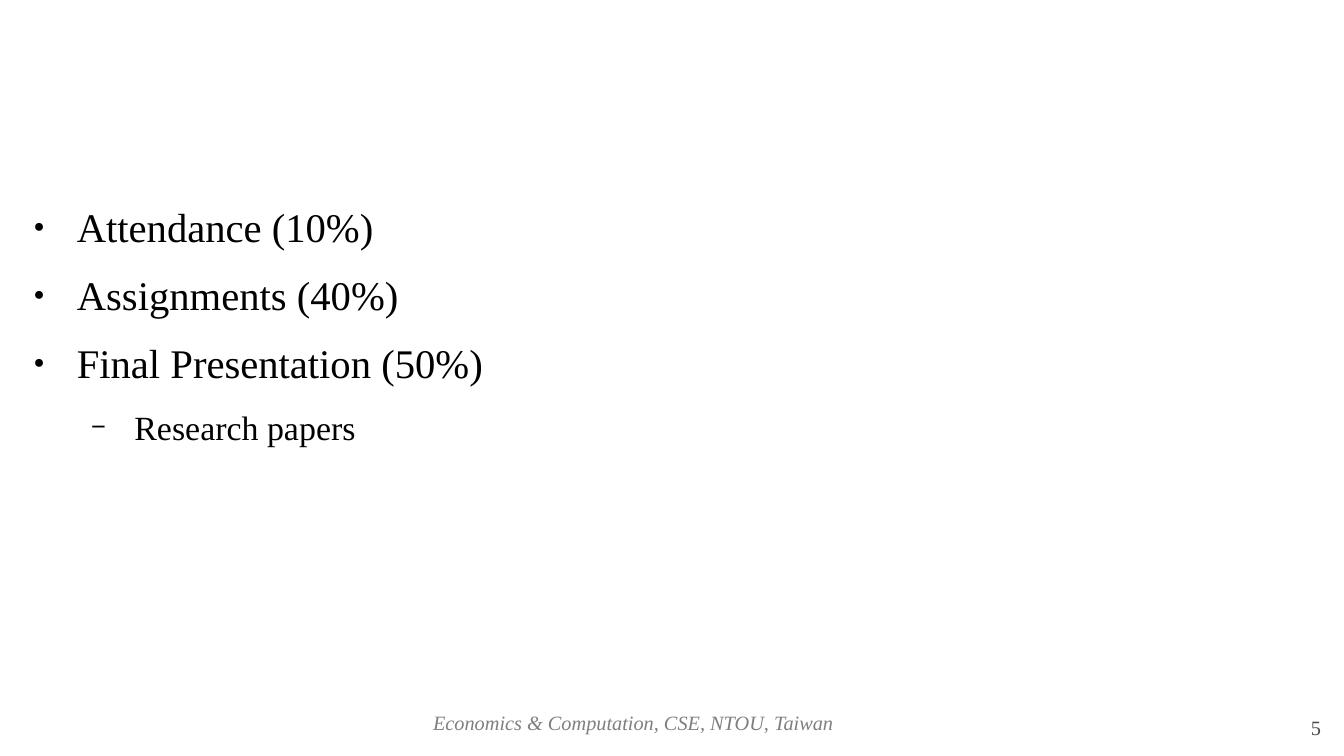
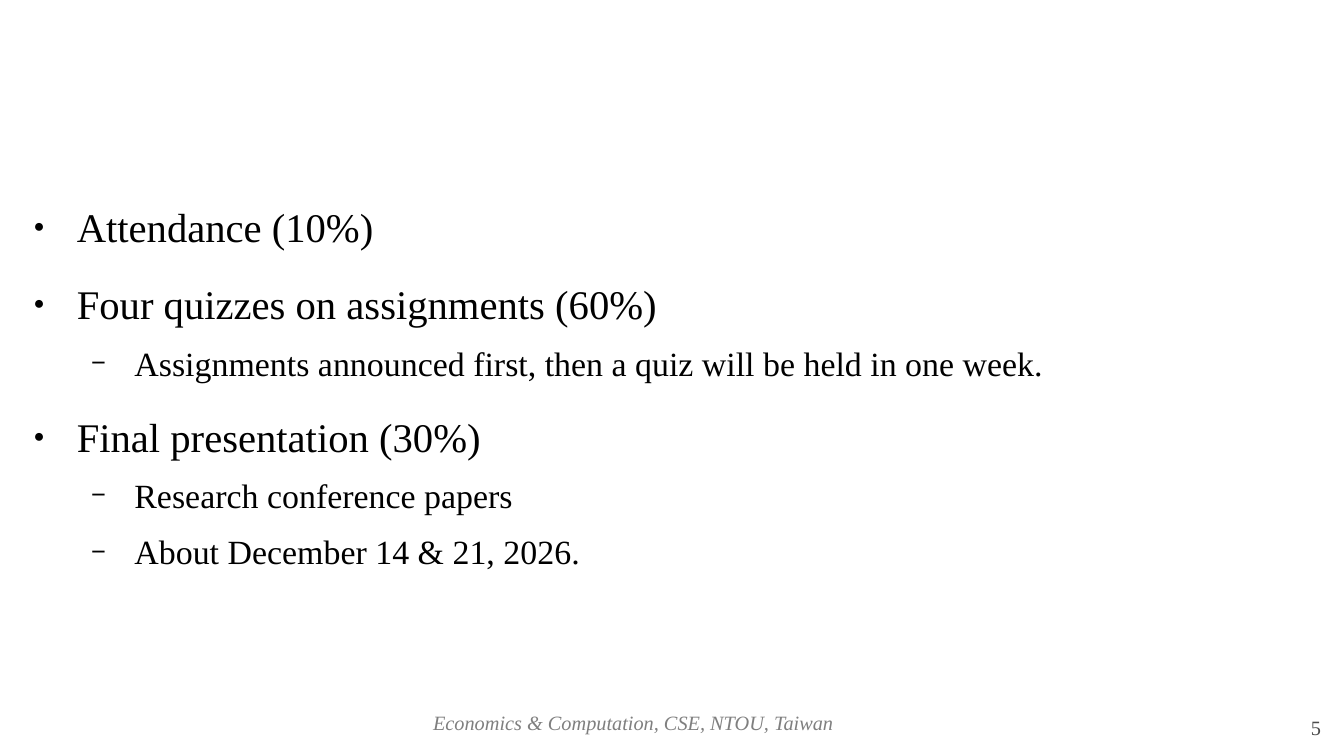
Before and after one commit to josephcclin/josephcclin.github.io, a slide deck: slide 5 of courses/ec/slides/ec_lect_introduction.odp. Drawn at 1344x756 pixels with LibreOffice and Linux fonts; fonts in the diff are those of the drawing; background and template pictures are left out. Boxes give left, top, right and bottom in pixels: in the first picture for what was removed or moved away, otherwise in the second. Text is boxed around its words. In the diff, an @@ line names an element or a change of style, - is before the commit and + after.

```diff
--- a/courses/ec/slides/ec_lect_introduction.odp
+++ b/courses/ec/slides/ec_lect_introduction.odp
@@ text at [77, 291, 1043, 569]: text changed; size 24 to 20 pt @@
-● Assignments (40%)
-● Final Presentation (50%)
-  − Research papers
+● Four quizzes on assignments (60%)
+  − Assignments announced first, then a quiz will be held in one week.
+● Final presentation (30%)
+  − Research conference papers
+  − About December 14 & 21, 2026.
```
Also in this commit, not shown: 4 other slides changed, 1 other file.
